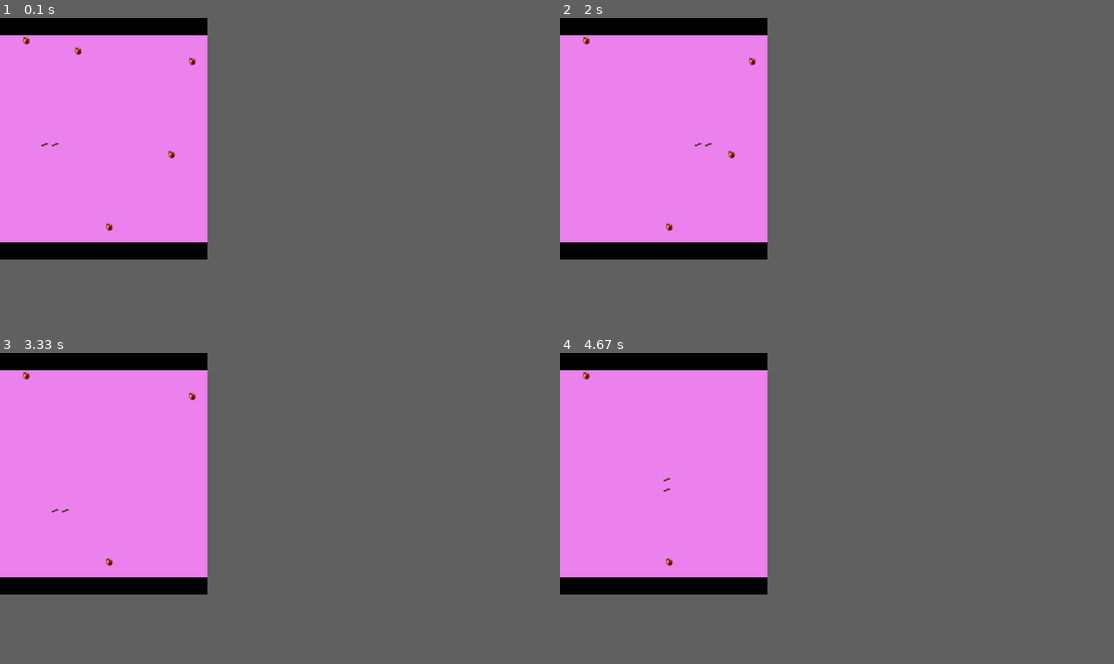
Above: before the commit, frames 1-4 (two rows, left to right).
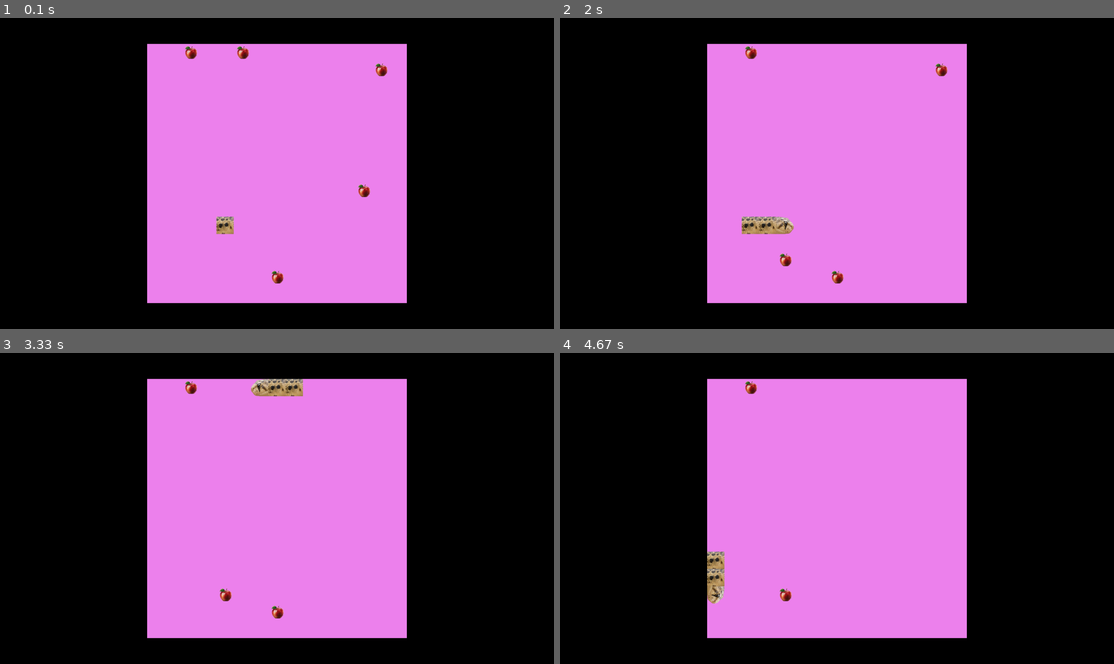
Above: after the commit, the same moments.

Repository: Ezel5826/Wolloko-2025
Game: pygame game, started from Proyectos/proyecto_POO/juego.py
The game is run twice, just before and just after one commit, with the same random seed, the same clock (stepped at 60 frames per second) and the same inputs.
Inputs:
- Up to frame 1 (0.1 s): no input
- Up to frame 2 (2 s): tap S at 0.33 s; hold Right 0.67-1.13 s; hold Up 1.17-1.47 s; hold Right 1.5-1.97 s; tap 2 at 1.65 s
- Up to frame 3 (3.33 s): hold Left 2-2.53 s; hold Down 2.57-2.87 s; hold Left 2.9-3.3 s; tap 2 at 3.05 s
- Up to frame 4 (4.67 s): hold Up 3.33-3.7 s; hold Right 3.73-4.37 s; hold Down from 4.4 s (still down); tap 2 at 4.55 s
The window is 337x393 before the commit and 900x506 after it. Grey fills any space a smaller window leaves; there, only what the larger window draws over its background counts as a difference.

The runs differ from the first frame. In frame 1, 50% of the frame differs, in the area x 0-74%, y 5-92%; in frame 2, 51%; in frame 3, 50%; in frame 4, 50%.

Commit message:
snake_terminada

Diff:
--- a/Proyectos/proyecto_POO/apple.py
+++ b/Proyectos/proyecto_POO/apple.py
@@ -1,7 +1,7 @@
 from random import randint as rn
 import serpiente
-ancho=20
-alto=20
+ancho=15
+alto=15
 def create_apple(snake,count_apple=5,feed_increment_size = 1,tipe="normal",state=True,apple=[]) -> list[(int,int),bool,int]:
     state_apple=[]
     j=0
--- a/Proyectos/proyecto_POO/juego.py
+++ b/Proyectos/proyecto_POO/juego.py
@@ -2,16 +2,17 @@
 import serpiente
 import apple
 import time as tm
-valores=(600,700)
-ancho=20
-alto=20
-d_Cubos=30
-
+valores=(1600,900)
+ancho=15
+alto=15
+d_Cubos=50
+time=0
 pygame.init()
 normal_apple = pygame.image.load("Proyectos/proyecto_POO/images/manza_normal.png")
 gold_apple = pygame.image.load("Proyectos/proyecto_POO/images/manzana_de_oro.png")
 rotten_apple=pygame.image.load("Proyectos/proyecto_POO/images/manzana_podrida.png")
-serpent=pygame.image.load("Proyectos/proyecto_POO/images/serpiente-removebg-preview.png")
+serpent_body=pygame.image.load("Proyectos/proyecto_POO/images/snake_body.png")
+serpent_head=pygame.image.load("Proyectos/proyecto_POO/images/snake_head.png")
 screen = pygame.display.set_mode(valores,pygame.RESIZABLE)
 clock = pygame.time.Clock()
 
@@ -24,15 +25,10 @@
         for ancho_ in range(ancho):
             x = alto_*d_Cubos+centrado_1
             y = ancho_*d_Cubos+centrado
-            if ancho_%2==0 and alto_%2==0:
-                cubozz=pygame.Rect(y,x,d_Cubos,d_Cubos)
-                pygame.draw.rect(screen,"violet",cubozz,100)
-            else:
-                cubozz=pygame.Rect(y,x,d_Cubos,d_Cubos)
-                pygame.draw.rect(screen,"violet",cubozz,100)
+            cubozz=pygame.Rect(y,x,d_Cubos,d_Cubos)
+            pygame.draw.rect(screen,"violet",cubozz,100)
 
-
-def mostrar_serpent(serpent,dim,snake):
+def mostrar_serpent(serpent,dim,snake_body,snake_head,direccion):
     alto_g = alto*d_Cubos
     ancho_g = ancho*d_Cubos
     centrado = (dim[0] - (alto_g))/2
@@ -40,9 +36,26 @@
     for _ in range(len(serpent[0])):
         x =serpent[0][_][0]*d_Cubos+centrado_1
         y =serpent[0][_][1]*d_Cubos+centrado
+        if _==len(serpent[0])-1:
+            snake_head= pygame.transform.scale(snake_head, (d_Cubos, d_Cubos))
 
-        snake= pygame.transform.scale(snake, (d_Cubos, d_Cubos))
-        screen.blit(snake , (y,x))
+            if direccion == (-1,0): #arriba
+                snake_head = pygame.transform.rotate(snake_head,90)
+                screen.blit(snake_head, (y,x))
+
+            if direccion == (1,0): #abajo
+                snake_head = pygame.transform.rotate(snake_head,-90)
+                screen.blit(snake_head, (y,x))
+
+            if direccion == (0,-1): #izquierda
+                snake_head = pygame.transform.flip(snake_head, True, False)
+                screen.blit(snake_head, (y,x))
+            if direccion == (0,1): #izquierda
+                snake_head = pygame.transform.rotate(snake_head, 0)
+                screen.blit(snake_head, (y,x))
+        else:
+            snake_body= pygame.transform.scale(snake_body, (d_Cubos, d_Cubos))
+            screen.blit(snake_body, (y,x))
 
 def mostrar_manzanas(apple_, dim,normal_apple,gold_apple,rotten_apple):
     alto_g = alto * d_Cubos
@@ -69,6 +82,7 @@
     Serpiente=serpiente.crear_serpiente()
     apple_=apple.create_apple(Serpiente)
     running=True
+    contador=0
     while running:
         counter_result=tm.perf_counter() - contador_habilidad
         for event in pygame.event.get():
@@ -97,21 +111,22 @@
                 if event.key == pygame.K_2:
                     apple_=apple.increment_apple(False,apple_)
         print(Serpiente[1])
-        # print(int(counter_result))
-        if counter_result > 10:
+
+        if counter_result > 5:
             apple.convert_tipe_apple(apple_)
             contador_habilidad=tm.perf_counter()
         screen.fill("black")
+
         Cambios_dimensionales_pantalla = pygame.display.get_surface().get_size()
         mostrar_grilla(Cambios_dimensionales_pantalla)
         mostrar_manzanas(apple_,Cambios_dimensionales_pantalla,normal_apple,gold_apple,rotten_apple)
-        mostrar_serpent(Serpiente,Cambios_dimensionales_pantalla,serpent)
+        mostrar_serpent(Serpiente,Cambios_dimensionales_pantalla,serpent_body,serpent_head,Serpiente[3])
         Serpiente=serpiente.move_serpent(Serpiente)
         Serpiente,apple_=serpiente.eat_appl(Serpiente,apple_)
         apple_ =apple.check_state(apple_,Serpiente)
         pygame.display.flip()
 
-        clock.tick(10)
+        clock.tick(15)
 
     pygame.quit()
 main()
--- a/Proyectos/proyecto_POO/serpiente.py
+++ b/Proyectos/proyecto_POO/serpiente.py
@@ -2,8 +2,8 @@
 #conportamientos = mover, incrementar tamaño, obtener longitud
 from copy import deepcopy as dp
 from random import randint as rd
-ancho=20
-alto=20
+ancho=15
+alto=15
 
 def crear_serpiente(color:int=1, sense:int=(0,0)):
     cordenadas=[[10,4],[10,5]]
Binary file removed: Proyectos/proyecto_POO/images/serpiente-removebg-preview.png
Binary file added: Proyectos/proyecto_POO/images/snake_body.png
Binary file added: Proyectos/proyecto_POO/images/snake_head.png
Not shown, changed: proyecto.docx
